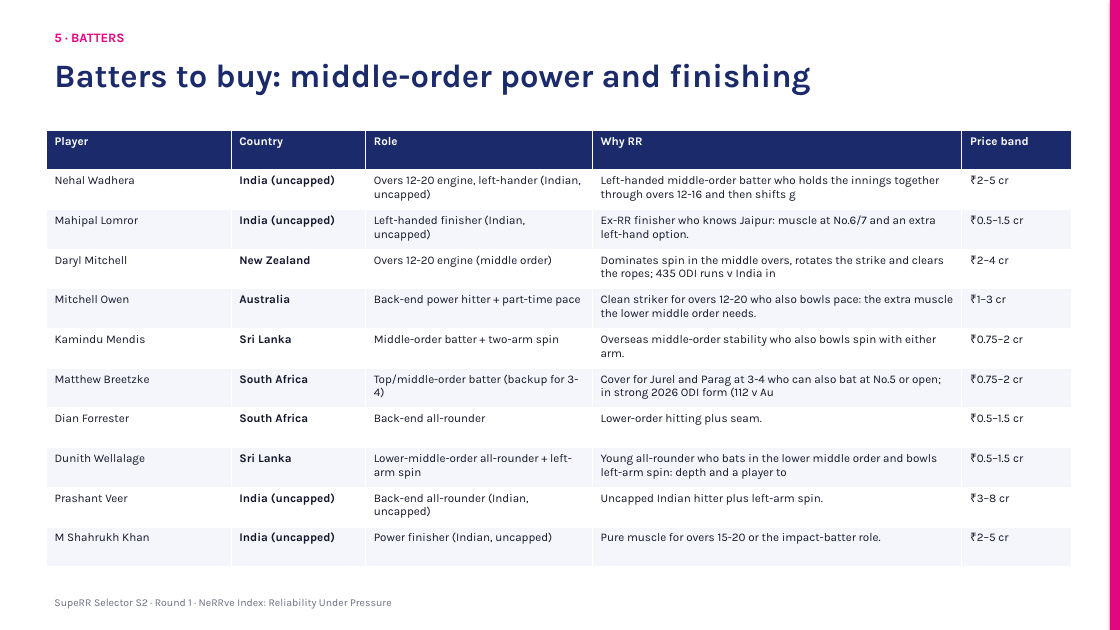
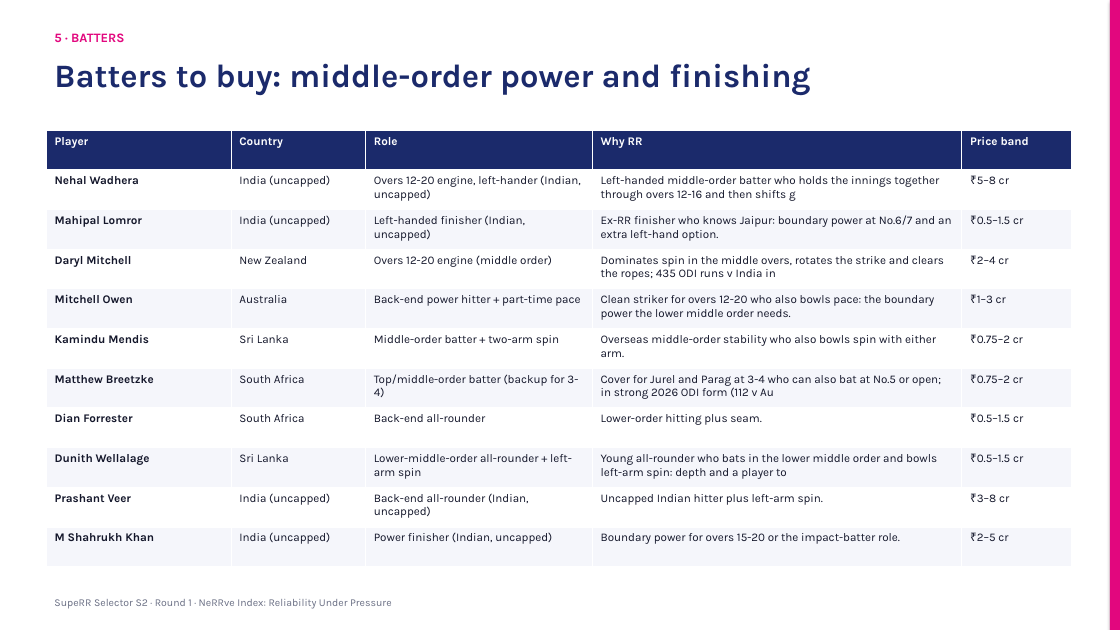
Before and after one commit to KoduruChandrasekhar/RRAuction-, a slide deck: slide 10 of submission/NeRRve_Deck.pptx (slide 9 before the commit). Drawn at 1120x630 pixels with LibreOffice and Linux fonts; fonts in the diff are those of the drawing. Boxes give left, top, right and bottom in pixels: in the first picture for what was removed or moved away, otherwise in the second. Text is boxed around its words. In the diff, an @@ line names an element or a change of style, - is before the commit and + after.

```diff
--- a/submission/NeRRve_Deck.pptx
+++ b/submission/NeRRve_Deck.pptx
@@ table at <box>46,130,1071,567</box> @@
-row 2, column 5: ₹2–5 cr
+row 2, column 5: ₹5–8 cr
-row 3, column 4: Ex-RR finisher who knows Jaipur: muscle at No.6/7 and an extra left-hand option.
+row 3, column 4: Ex-RR finisher who knows Jaipur: boundary power at No.6/7 and an extra left-hand option.
-row 5, column 4: Clean striker for overs 12-20 who also bowls pace: the extra muscle the lower middle order needs.
+row 5, column 4: Clean striker for overs 12-20 who also bowls pace: the boundary power the lower middle order needs.
-row 11, column 4: Pure muscle for overs 15-20 or the impact-batter role.
+row 11, column 4: Boundary power for overs 15-20 or the impact-batter role.
@@ bold on in "Nehal Wadhera", "Mahipal Lomror", "Daryl Mitchell", "Mitchell Owen" and 6 more places @@
@@ bold off in "India (uncapped)", "India (uncapped)", "New Zealand", "Australia" and 6 more places @@
```
Also in this commit, not shown: 8 other slides changed, 2 slides added, 8 other files.
